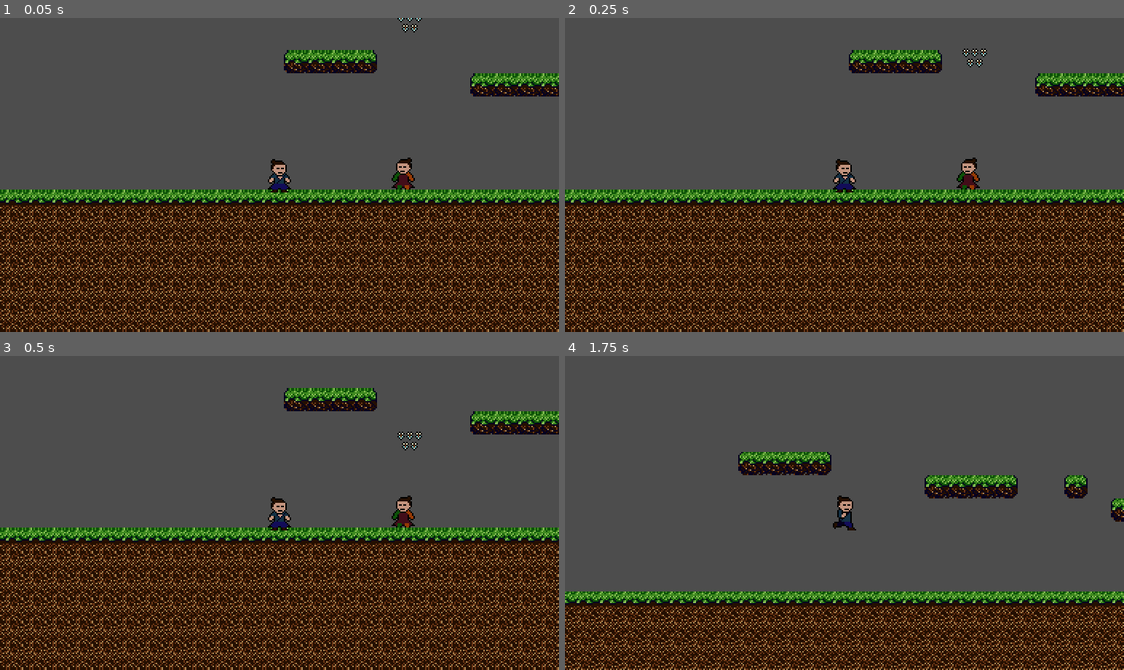
Above: before the commit, frames 1-4 (two rows, left to right).
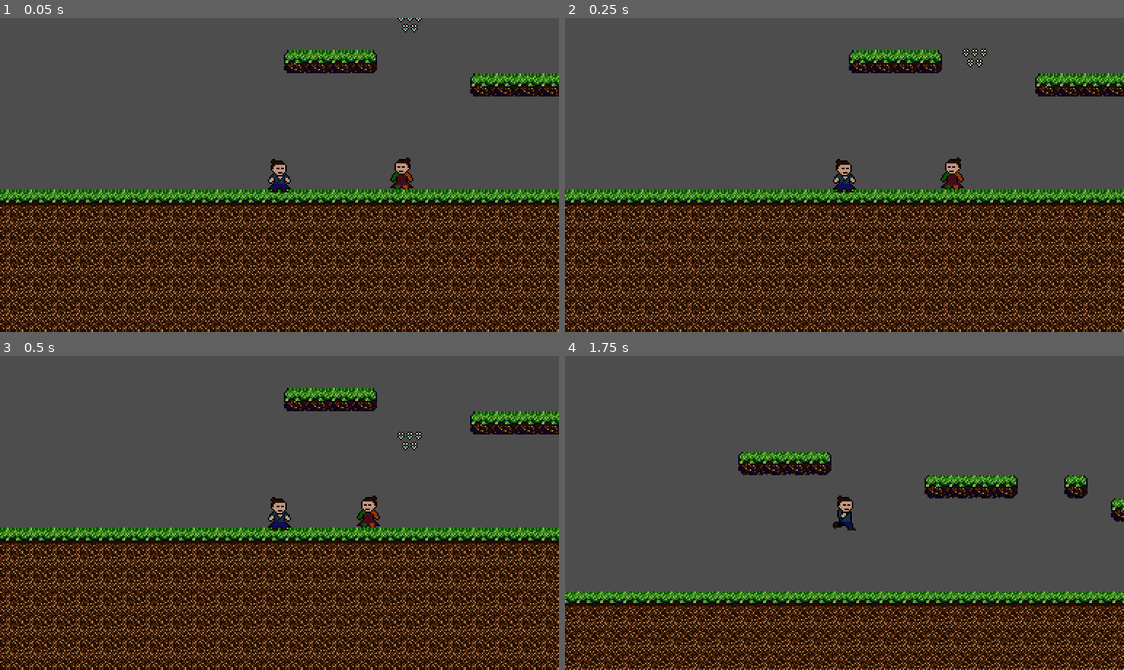
Above: after the commit, the same moments.

Repository: MichalPekalski89012/Katana-edge
Game: Godot game, scene res://game_level.tscn
Two runs of this game, one before a commit and one after it. Both use one fixed random seed, a clock stepped at 60 frames per second and the inputs below.
Inputs:
- Up to frame 1 (0.05 s): no input
- Up to frame 2 (0.25 s): no input
- Up to frame 3 (0.5 s): no input
- Up to frame 4 (1.75 s): hold Space (attack) 0.53-1.28 s; hold D (right) from 0.53 s (still down); tap W (jump) at 0.77, 1.52 s; tap Space (attack) at 1.35 s

The runs differ from the first frame. In frame 1, 0.2% of the frame differs, in the area x 69-75%, y 44-55%; in frame 2, 0.5%; in frame 3, 0.6%, in the area x 63-75%, y 44-55%; in frame 4, nothing differs.

Commit message:
setup enemy state

Diff:
--- a/Enemies/enemyVariant/enemy.gd
+++ b/Enemies/enemyVariant/enemy.gd
@@ -2,6 +2,8 @@
 
 
 @onready var animation_player = $AnimationPlayer
+@onready var sprite_2d = $Sprite2D
+@onready var switch_side_timer = $SwitchSideTimer
 
 @onready var state = PATROL
 
@@ -10,7 +12,11 @@
 	CHASE
 }
 
+var player
+var direction := Vector2.ZERO
 
+func _ready():
+	direction.x = 1.0
 
 func _physics_process(delta):
 
@@ -21,10 +27,17 @@
 
 
 func patrol_state():
-	pass
+	velocity.x = move_toward(velocity.x, 50 * direction.x, 10)
+	if velocity.x >= 50 * direction.x:
+		direction.x -= direction.x
+	move_and_slide()
 
 func chase_state():
-	print("bede gonił gracza!!!")
+	#uwzglednic skakanie przeciwnika!!!
+	direction = global_position.direction_to(player.global_position)
+	sprite_2d.flip_h = direction.x < 0
+	velocity.x = 50 * direction.x
+	move_and_slide()
 
 func _on_attack_proximity_body_entered(body):
 	animation_player.play("attack")
@@ -33,7 +46,15 @@
 
 func _on_chase_proximity_body_entered(body):
 	state = CHASE
+	player = body
+
 
 
 func _on_chase_proximity_body_exited(body):
+
 	state = PATROL
+
+
+func _on_switch_side_timer_timeout():
+	direction.x -= direction.x+1
+	print(direction.x)
--- a/Enemies/enemyVariant/enemy.tscn
+++ b/Enemies/enemyVariant/enemy.tscn
@@ -59,6 +59,7 @@
 
 [node name="Enemy" type="CharacterBody2D"]
 collision_layer = 2
+collision_mask = 4
 script = ExtResource("1_puplg")
 
 [node name="Sprite2D" type="Sprite2D" parent="."]
@@ -94,14 +95,21 @@
 }
 
 [node name="ChaseProximity" type="Area2D" parent="."]
+collision_layer = 65536
 
 [node name="CollisionShape2D" type="CollisionShape2D" parent="ChaseProximity"]
 rotation = -1.5708
 shape = SubResource("CapsuleShape2D_q6b6x")
 debug_color = Color(0.643137, 0.521569, 0.0470588, 0.419608)
 
+[node name="SwitchSideTimer" type="Timer" parent="."]
+process_callback = 0
+wait_time = 2.0
+one_shot = true
+
 [connection signal="body_entered" from="AttackProximity" to="." method="_on_attack_proximity_body_entered"]
 [connection signal="body_entered" from="ChaseProximity" to="." method="_on_chase_proximity_body_entered"]
 [connection signal="body_exited" from="ChaseProximity" to="." method="_on_chase_proximity_body_exited"]
+[connection signal="timeout" from="SwitchSideTimer" to="." method="_on_switch_side_timer_timeout"]
 
 [editable path="EnemyHurtbox"]
--- a/Player/player.tscn
+++ b/Player/player.tscn
@@ -215,7 +215,7 @@
 height = 24.0
 
 [node name="Player" type="CharacterBody2D"]
-collision_mask = 4
+collision_mask = 65540
 script = ExtResource("1_a4xyi")
 
 [node name="AnimatedSprite2D" type="AnimatedSprite2D" parent="."]
--- a/game_level.tscn
+++ b/game_level.tscn
@@ -217,6 +217,7 @@
 
 [sub_resource type="TileSet" id="TileSet_4dtio"]
 physics_layer_0/collision_layer = 4
+physics_layer_0/collision_mask = 3
 terrain_set_0/mode = 0
 terrain_set_0/terrain_0/name = "GrassAndDirt"
 terrain_set_0/terrain_0/color = Color(0.5, 0.34375, 0.25, 1)
@@ -246,3 +247,4 @@
 
 [node name="EnemyHigh" parent="." instance=ExtResource("5_rnoxq")]
 position = Vector2(194, 100)
+collision_mask = 1
--- a/project.godot
+++ b/project.godot
@@ -74,6 +74,7 @@
 2d_physics/layer_14="Enemy_low_hitbox"
 2d_physics/layer_15="Enemy_mid_hitbox"
 2d_physics/layer_16="Enemy_high_hitbox"
+2d_physics/layer_17="Enemy_chase_proximity"
 
 [rendering]
 
